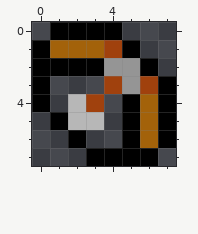
One commit to this pixel-art sprite: sprites/sBow/layers/77fc650d-e975-40a0-950f-dd413e2bfe2e/a9461d2c-9452-42bd-b895-54071829e771.png. The picture above is the old version.
The file is 8x8 pixels.
Once edited:
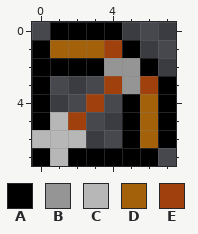
Palette (. is transparent): A #000000  B #959595  C #b7b7b7  D #a3620a  E #a0410d
Changes in this commit:
There is now colour A in row 5 at x 0; in row 7 at x 0 and 2.
There is now colour C in row 6 at x 0 to 1; in row 7 at x 1.
The edit turns colour A into colour C in row 5 at x 1; in row 6 at x 2.
The edit turns colour C into colour E in row 5 at x 2.
Colour C is gone in row 4 at x 2; in row 5 at x 3.
